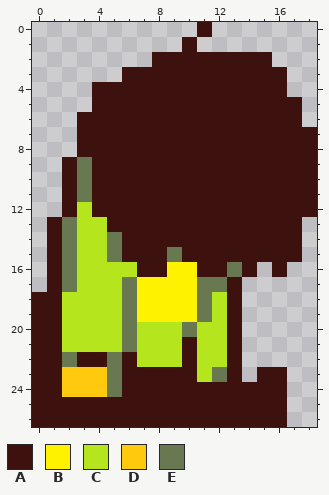
Pixel-art sprite: Assets/Sprites/Host/sitting_host.png. The picture above was drawn from the file before the commit.
The file is 19x27 pixels.
Palette (. is transparent): A #3d120e  B #fff200  C #b5e61d  D #ffc90e  E #687951
Pixels before, first column x 0:
 0 ...........A.......
 1 ..........A........
 2 ........AAAAAAAA...
 3 ......AAAAAAAAAAA..
 4 ....AAAAAAAAAAAAA..
 5 ....AAAAAAAAAAAAAA.
 6 ...AAAAAAAAAAAAAAA.
 7 ...AAAAAAAAAAAAAAAA
 8 ...AAAAAAAAAAAAAAAA
 9 ..AEAAAAAAAAAAAAAAA
10 ..AEAAAAAAAAAAAAAAA
11 ..AEAAAAAAAAAAAAAAA
12 ..ACAAAAAAAAAAAAAAA
13 .AECCAAAAAAAAAAAAA.
14 .AECCEAAAAAAAAAAAA.
15 .AECCEAAAEAAAAAAAA.
16 .AECCCCAABBAAEA.A..
17 .AECCCEBBBBEEA.....
18 AACCCCEBBBBECA.....
19 AACCCCEBBBBECA.....
20 AACCCCECCCECCA.....
21 AACCCCECCCACCA.....
22 AAEAAEACCCACCA.....
23 AADDDEAAAAACEA.AA..
24 AADDDEAAAAAAAAAAA..
25 AAAAAAAAAAAAAAAAA..
26 AAAAAAAAAAAAAAAAA..
After:
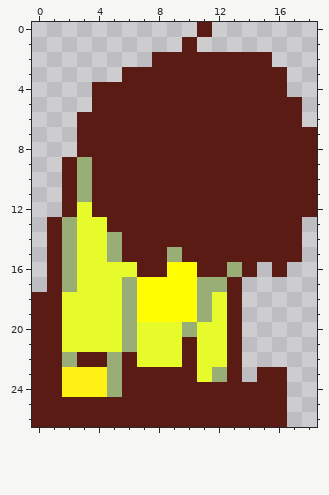
From old to new:
colour A: #3d120e -> #591b14
colour B: #fff200 -> #fffd00
colour C: #b5e61d -> #e7fb2b
colour D: #ffc90e -> #fff114
colour E: #687951 -> #98ae76
Boxes around the changes in both pictures, in picture pixels (x1, y1, x2, y2):
changed: (32, 22, 317, 427)
